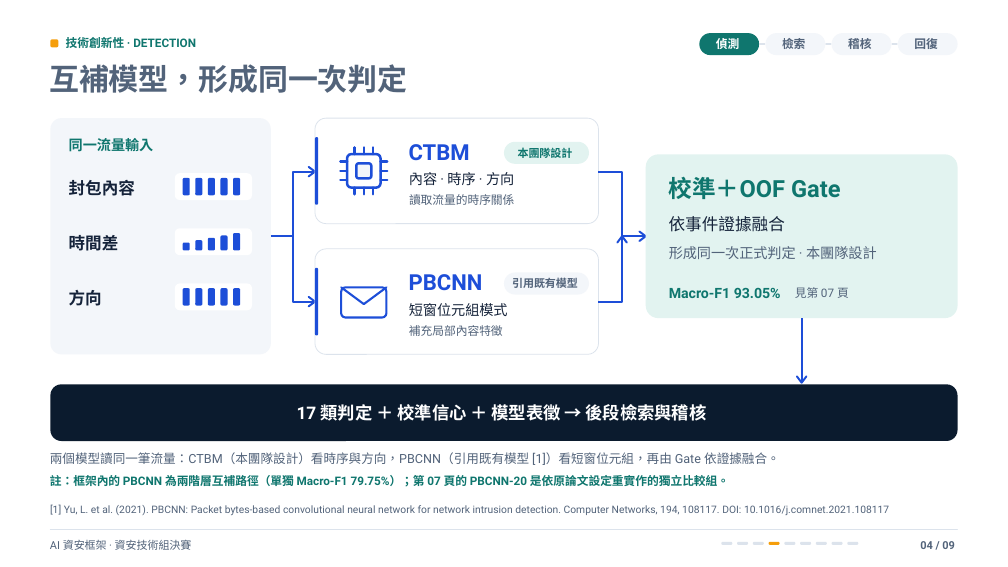
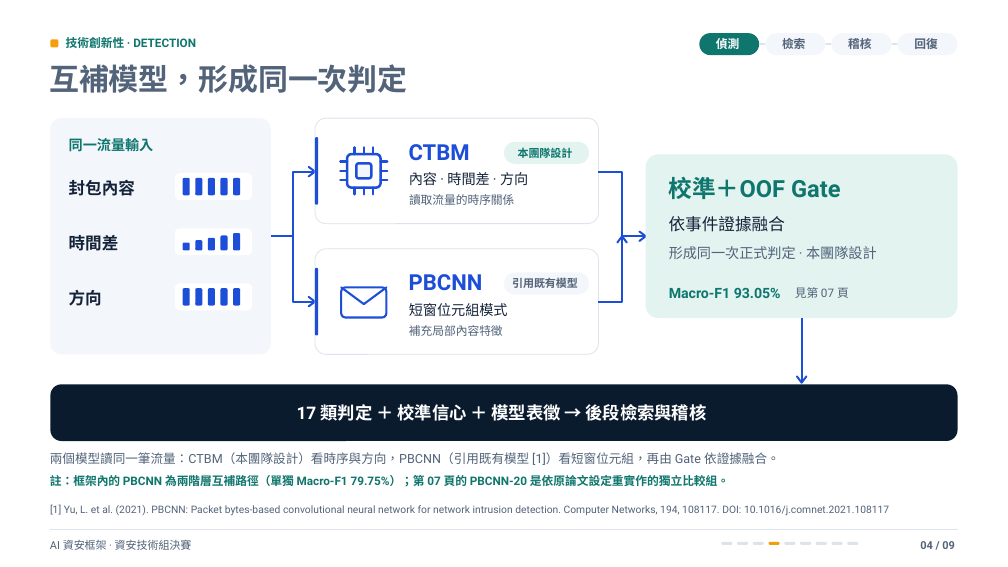
Before and after one commit to Lily09-project/innoserve-competition, a slide deck: slide 4 of deliverables/決賽簡報_AI資安框架.pptx. Drawn at 1008x567 pixels with LibreOffice and Linux fonts; fonts in the diff are those of the drawing. Boxes give left, top, right and bottom in pixels: in the first picture for what was removed or moved away, otherwise in the second. Text is boxed around its words. In the diff, an @@ line names an element or a change of style, - is before the commit and + after.

```diff
--- a/deliverables/決賽簡報_AI資安框架.pptx
+++ b/deliverables/決賽簡報_AI資安框架.pptx
@@ text at (x1=409, y1=172, x2=528, y2=185): text changed @@
-內容 · 時序 · 方向
+內容 · 時間差 · 方向
```
Also in this commit, not shown: 3 other slides changed, 15 other files.
